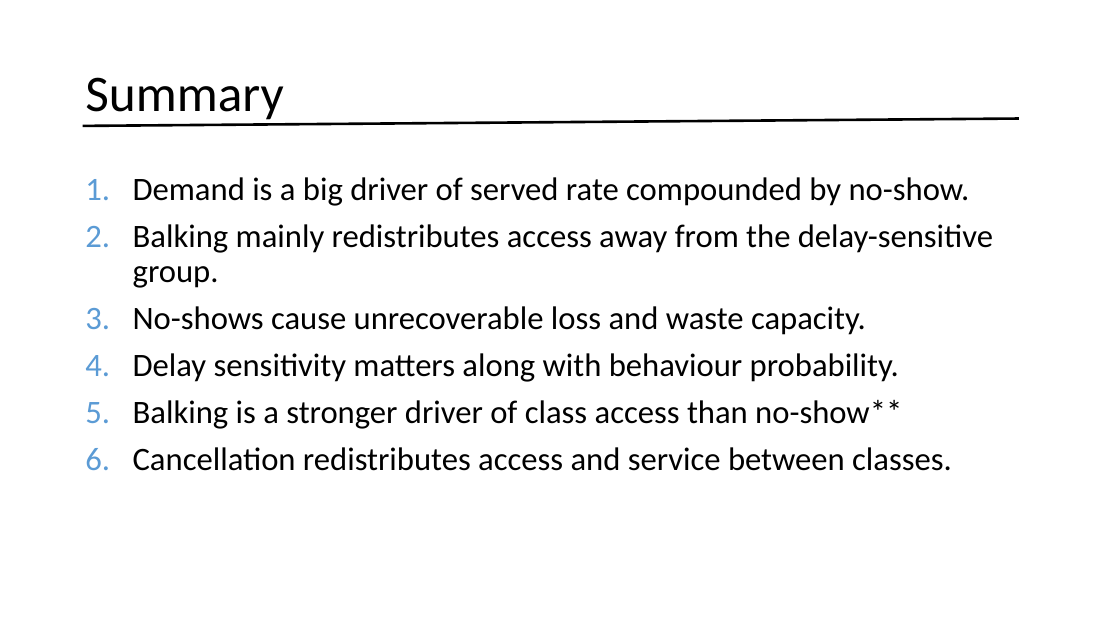
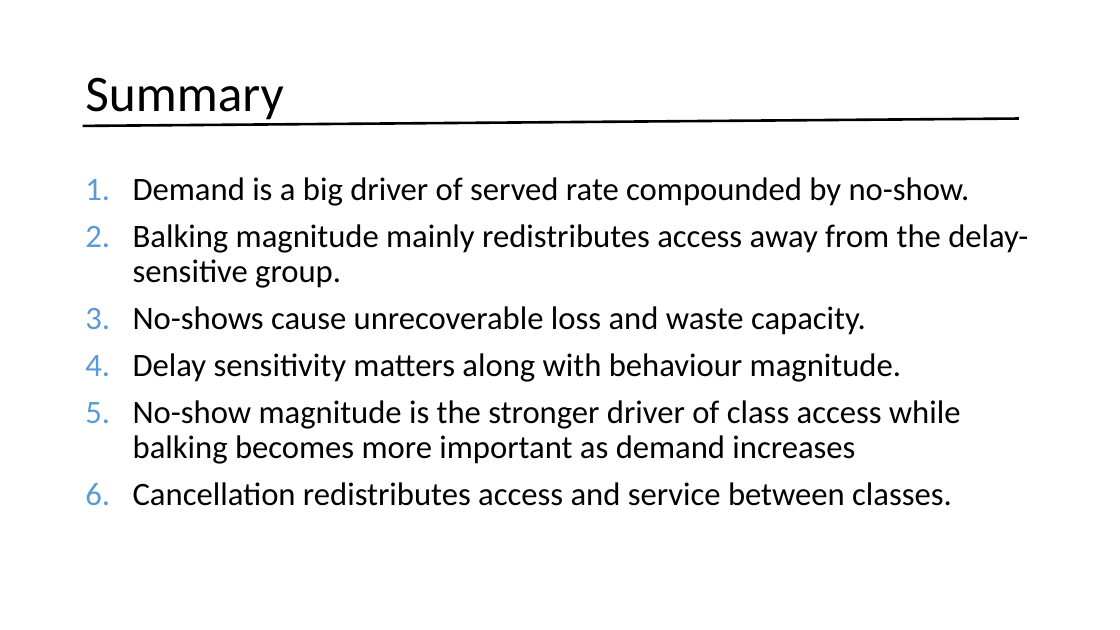
Before and after one commit to YcartXin/CUIMC-Appointment-Simulation, a slide deck: slide 11 of presentation/FCFS Presentation.pptx (slide 10 before the commit). Drawn at 1120x630 pixels with LibreOffice and Linux fonts; fonts in the diff are those of the drawing. Boxes give left, top, right and bottom in pixels: in the first picture for what was removed or moved away, otherwise in the second. Text is boxed around its words. In the diff, an @@ line names an element or a change of style, - is before the commit and + after.

```diff
--- a/presentation/FCFS Presentation.pptx
+++ b/presentation/FCFS Presentation.pptx
@@ text at (x1=133, y1=224, x2=1028, y2=288): text changed @@
-2. Balking mainly redistributes access away from the delay-sensitive group.
+2. Balking magnitude mainly redistributes access away from the delay-sensitive group.
@@ text at (x1=133, y1=353, x2=961, y2=464): text changed @@
-4. Delay sensitivity matters along with behaviour probability.
-5. Balking is a stronger driver of class access than no-show**
+4. Delay sensitivity matters along with behaviour magnitude.
+5. No-show magnitude is the stronger driver of class access while balking becomes more important as demand increases
```
Also in this commit, not shown: 4 other slides changed, 2 slides added, 27 other files.
